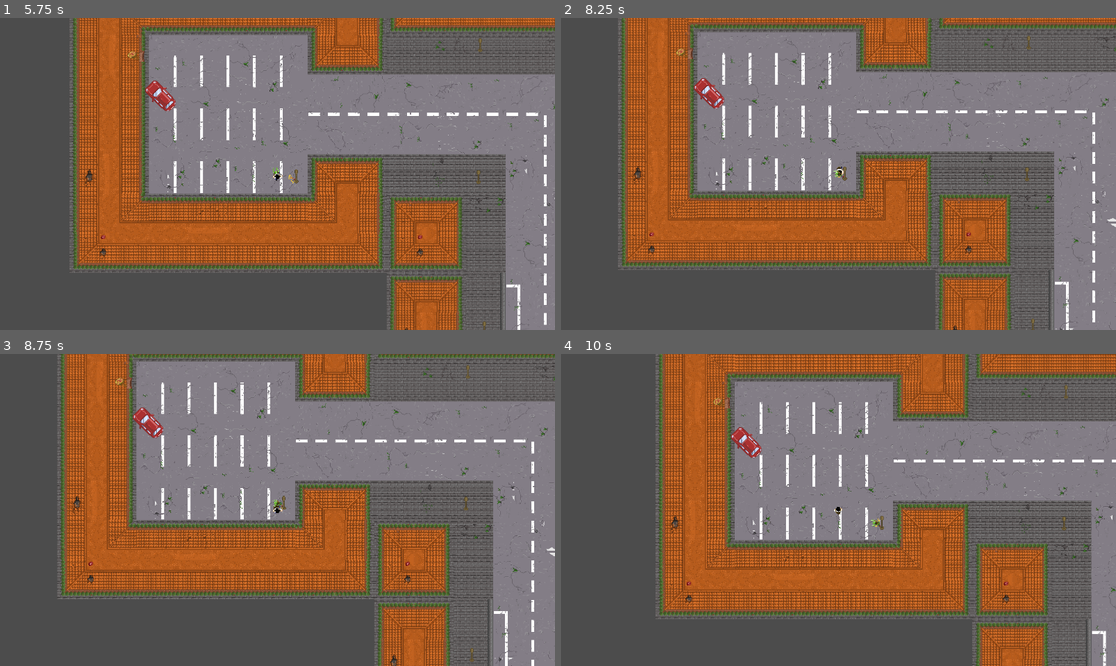
Above: before the commit, frames 1-4 (two rows, left to right).
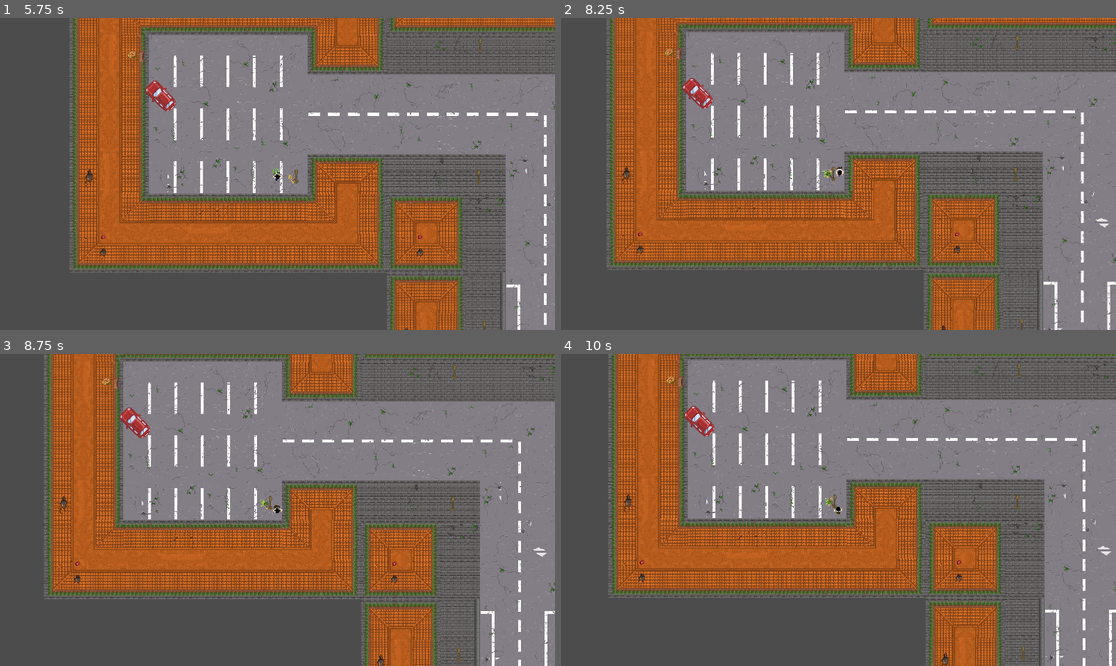
Above: after the commit, the same moments.

Repository: ricargoes/EndangeredPsychicSpecies
Game: Godot game, scene res://level/Welcome.tscn
The game is run twice, just before and just after one commit, with the same random seed, the same clock (stepped at 60 frames per second) and the same inputs.
Inputs (mouse positions are in pixels of both pictures, inside the frame that each line leads up to):
- Up to frame 1 (5.75 s): tap Enter (ui_accept) at 0.5, 0.77, 1.52, 3.02, 3.77, 4.52 s; move the mouse to (399, 158) at 0.52 s; press the mouse at (399, 158) at 0.53 s; hold D (carrier_move_right) 0.53-1.28 s; move the mouse to (166, 189) at 1.27 s; release the mouse at (166, 189) at 1.28 s; hold S (carrier_move_down) 1.28-2.03 s; right-click (166, 189) at 1.35 s; move the mouse to (333, 105) at 2.02 s; hold D (carrier_move_right) 2.03-2.78 s; tap Space (carrier_dash) at 2.1, 5.1 s; move the mouse to (249, 236) at 2.77 s; hold W (carrier_move_up) 2.78-3.53 s; tap E (carrier_grab) at 2.85 s; click (249, 236) at 2.92 s; move the mouse to (444, 220) at 3.52 s; press the mouse at (444, 220) at 3.53 s; hold A (carrier_move_left) 3.53-5.03 s; move the mouse to (111, 127) at 4.27 s; release the mouse at (111, 127) at 4.28 s; right-click (111, 127) at 4.35 s; move the mouse to (305, 174) at 5.02 s; hold S (carrier_move_down) from 5.03 s (still down); click (305, 174) at 5.17 s
- Up to frame 2 (8.25 s): move the mouse to (755, 96) at 5.77 s; release S (carrier_move_down) at 5.78 s; hold D (carrier_move_right) 5.78-6.53 s; tap E (carrier_grab) at 5.85 s; tap Enter (ui_accept) at 6.02, 6.5, 6.77, 7.25, 7.52, 8 s; move the mouse to (960, 158) at 6.52 s; press the mouse at (960, 158) at 6.53 s; hold W (carrier_move_up) 6.53-7.28 s; move the mouse to (727, 189) at 7.27 s; release the mouse at (727, 189) at 7.28 s; hold D (carrier_move_right) 7.28-8.03 s; right-click (727, 189) at 7.35 s; click (727, 189) at 7.42 s; move the mouse to (894, 105) at 8.02 s; hold S (carrier_move_down) from 8.03 s (still down); tap Space (carrier_dash) at 8.1 s
- Up to frame 3 (8.75 s): keep holding S (carrier_move_down)
- Up to frame 4 (10 s): move the mouse to (810, 572) at 8.77 s; release S (carrier_move_down) at 8.78 s; hold A (carrier_move_left) 8.78-9.53 s; tap E (carrier_grab) at 8.85 s; tap Enter (ui_accept) at 9.02, 9.77 s; move the mouse to (1005, 556) at 9.52 s; press the mouse at (1005, 556) at 9.53 s; hold W (carrier_move_up) from 9.53 s (still down)

Frame 1 is identical in both runs. In frame 2, 26% of the frame differs, in the area x 8-100%, y 0-100%; in frame 3, 28%; in frame 4, 54%.

Commit message:
changes in streetlights

Diff:
--- a/scenary/Streetlight.tscn
+++ b/scenary/Streetlight.tscn
@@ -15,11 +15,12 @@
 } ]
 
 [sub_resource type="RectangleShape2D" id=2]
-extents = Vector2( 10, 38.7493 )
+extents = Vector2( 11.462, 8.97155 )
 
 [node name="Streetlight" type="StaticBody2D"]
 modulate = Color( 0.988235, 0.847059, 0.509804, 1 )
-position = Vector2( 0, -14 )
+position = Vector2( 0, -31 )
+z_index = 20
 collision_layer = 4
 collision_mask = 3
 script = ExtResource( 4 )
@@ -35,7 +36,7 @@
 texture = ExtResource( 3 )
 
 [node name="CollisionShape2D" type="CollisionShape2D" parent="."]
-position = Vector2( 0, 1 )
+position = Vector2( 0, 31 )
 shape = SubResource( 2 )
 
 [node name="Trap" parent="." instance=ExtResource( 5 )]
